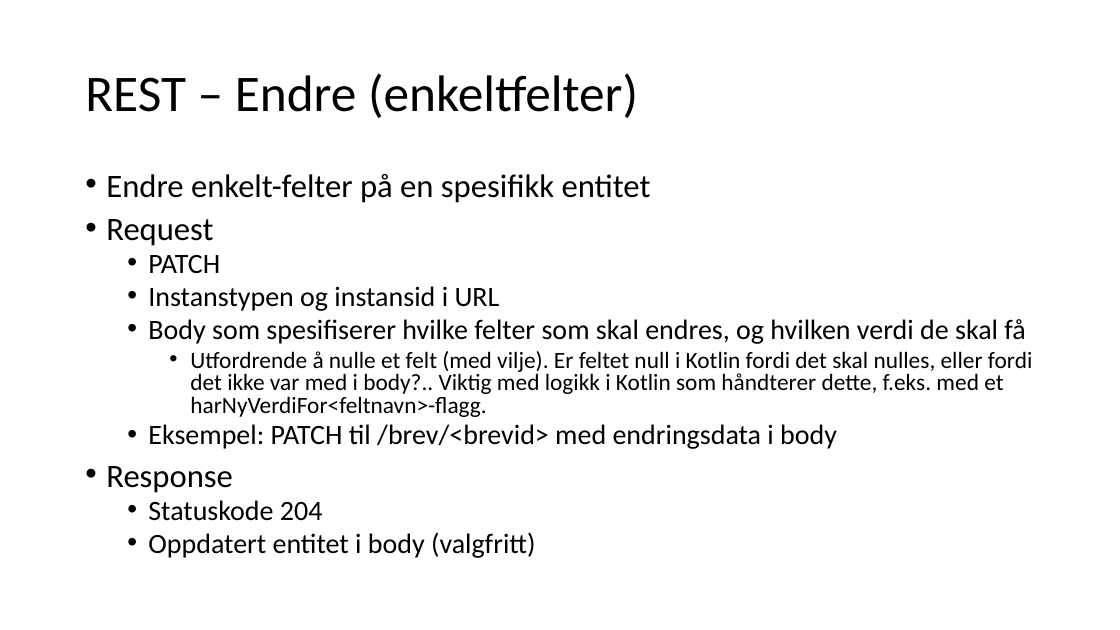
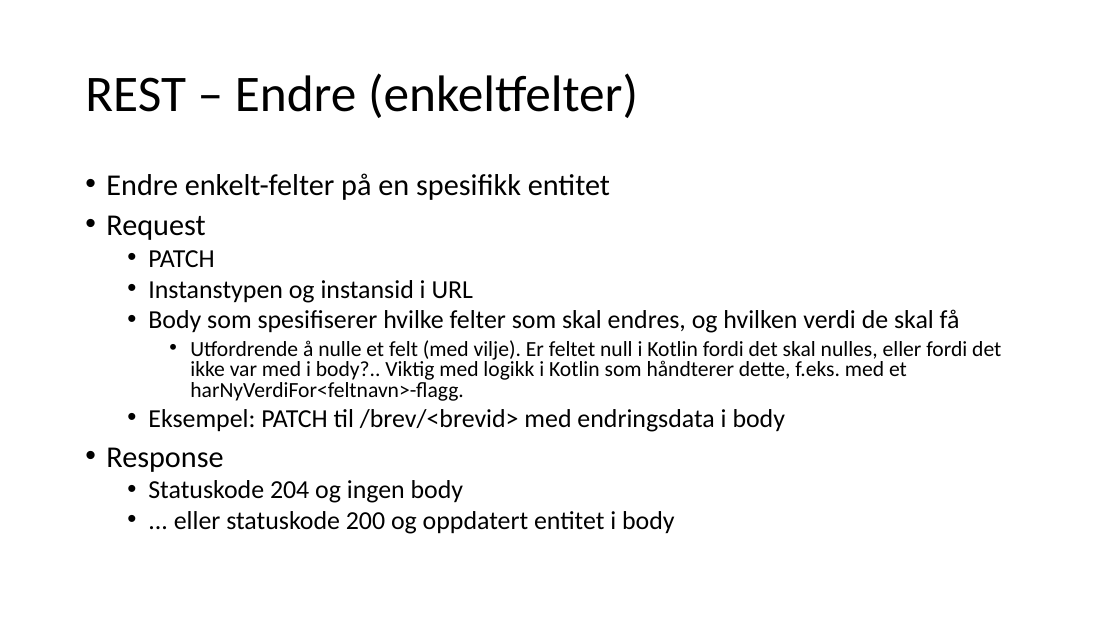
Before and after one commit to arakvaag/api-workshop, a slide deck: slide 9 of API-workshop.pptx. Drawn at 1120x630 pixels with LibreOffice and Linux fonts; fonts in the diff are those of the drawing. Boxes give left, top, right and bottom in pixels: in the first picture for what was removed or moved away, otherwise in the second. Text is boxed around its words. In the diff, an @@ line names an element or a change of style, - is before the commit and + after.

```diff
--- a/API-workshop.pptx
+++ b/API-workshop.pptx
@@ text at (x1=106, y1=173, x2=1001, y2=472): size 28 to 25.9 pt in "Endre enkelt-felter på en spesifikk entitet", "Request", "Response"; size 24 to 22.2 pt in "PATCH", "Instanstypen og instansid i URL", "Body som spesifiserer hvilke felter som skal ...", "Eksempel: PATCH til /brev/<brevid> med endringsdata i ..."; size 20 to 18.5 pt in "Utfordrende å nulle et felt (med vilje). ..." @@
@@ text at (x1=148, y1=480, x2=675, y2=534): text changed; size 24 to 22.2 pt @@
-  • Statuskode 204
-  • Oppdatert entitet i body (valgfritt)
+  • Statuskode 204 og ingen body
+  • ... eller statuskode 200 og oppdatert entitet i body
```
Also in this commit, not shown: 1 other slide changed.
